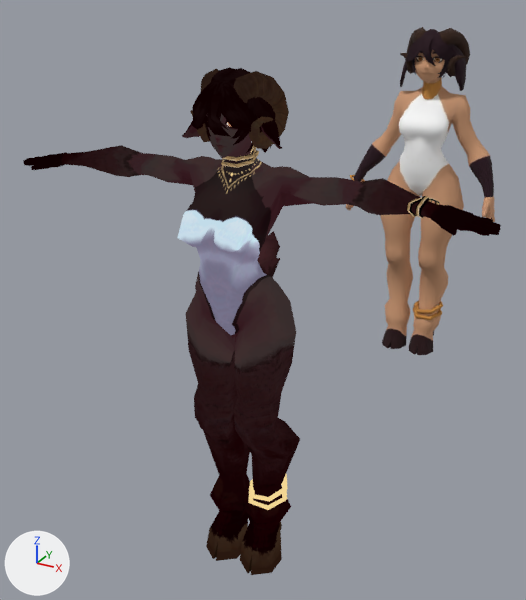
Two versions of the Blender file Documentação/Blends/Noor/NoorAnimations2.blend, one commit apart.
One viewpoint serves both versions: a 50 mm lens placed at (1.15, -1.91, 2.05), pointed at (-0.31, 0.73, 0.73). Every picture has the same lights, and +X, +Y and +Z are marked at lower left. The picture after the commit comes second.

The first picture shows 'Body', 'Ears', 'Eyebrows', 'HairCards', 'Horns', 'Necklace', 'NoorModel', 'NoorModel.002', 'Rings'.
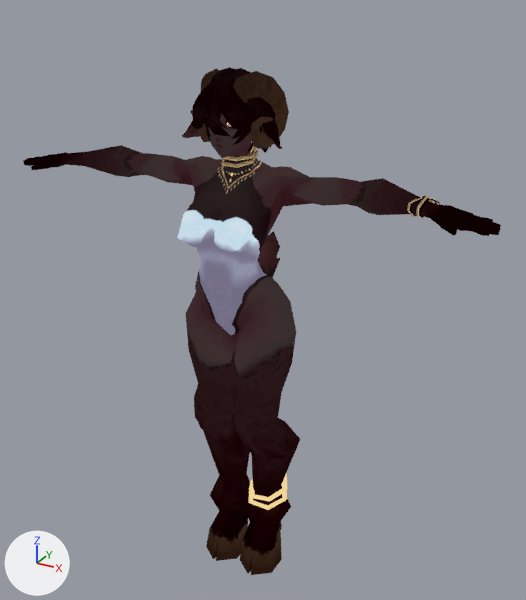
Pixel boxes [x1, y1, x2, y2] of what changed, in the pictures (526 x 600 px):
'Body', hidden
    before: [345, 49, 495, 355]
'HairCards', hidden
    before: [405, 29, 454, 78]
'Horns', hidden (brown)
    before: [400, 27, 470, 76]
'Ears', hidden
    before: [400, 44, 466, 91]
'Rings', hidden
    before: [350, 175, 443, 320]
'Necklace', hidden
    before: [422, 77, 442, 99]
'Eyebrows', hidden
    before: [416, 50, 443, 63]

What the commit changed:
Object 'Horns' (ob_horns) is now hidden.
Object 'Body' (ob_body) is now hidden.
Object 'Rings' (ob_rings) is now hidden.
Object 'HairCards' (ob_haircards) is now hidden.
Object 'Necklace' (ob_necklace) is now hidden.
Object 'Ears' (ob_ears) is now hidden.
Object 'Eyebrows' (ob_eyebrows) is now hidden.
